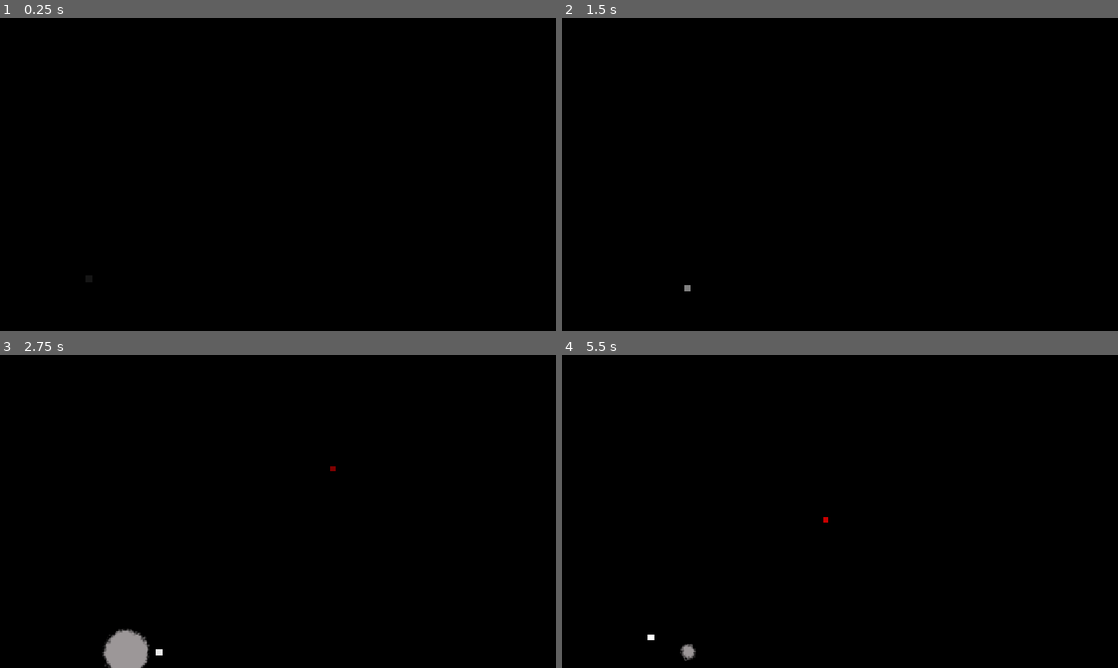
Above: before the commit, frames 1-4 (two rows, left to right).
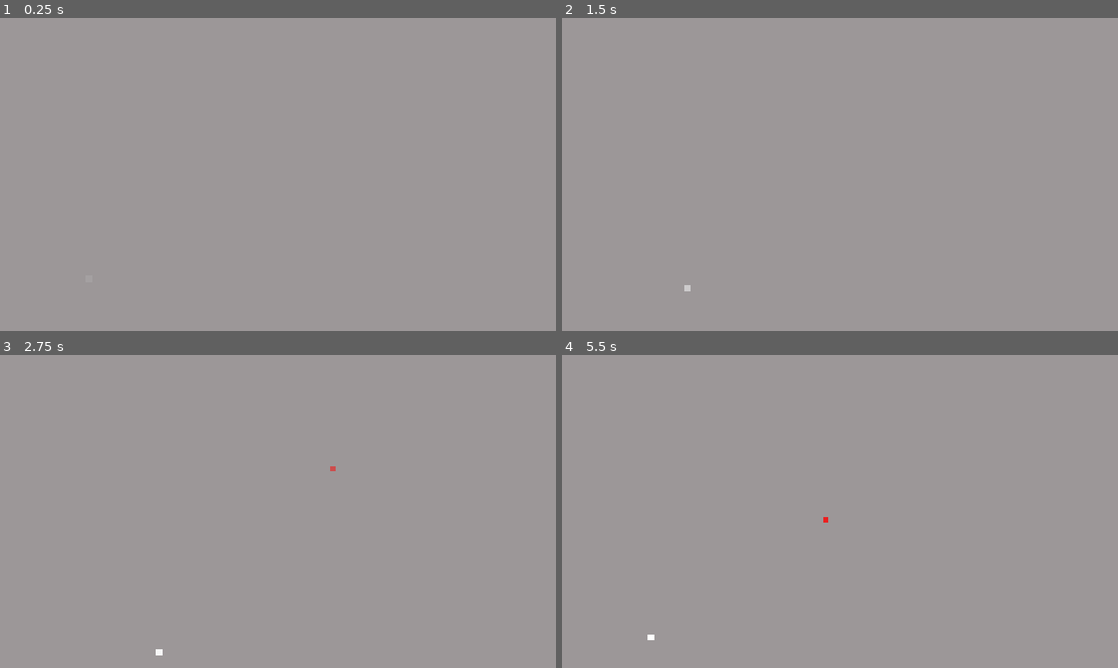
Above: after the commit, the same moments.

Repository: Kybol/LudumDare57
Game: Godot game, scene res://src/game/screens/game_screens/BaseLevel.tscn
The game is run twice, just before and just after one commit, with the same random seed, the same clock (stepped at 60 frames per second) and the same inputs. This scene is started directly instead of the project's main scene.
Inputs:
- Up to frame 1 (0.25 s): no input
- Up to frame 2 (1.5 s): tap Enter at 0.5 s; hold Right (ui_right) 0.53-1.28 s; hold Down (ui_down) from 1.28 s (still down)
- Up to frame 3 (2.75 s): tap Space at 2 s; release Down (ui_down) at 2.03 s; hold Right (ui_right) from 2.03 s (still down)
- Up to frame 4 (5.5 s): release Right (ui_right) at 2.78 s; hold Up (ui_up) 2.78-3.53 s; hold Left (ui_left) 3.53-5.03 s; hold Down (ui_down) from 5.03 s (still down)

The runs differ from the first frame. In frame 1, 100% of the frame differs, in the area x 0-100%, y 0-100%; in frame 2, 100%; in frame 3, 99%; in frame 4, 100%.

Commit message:
added winnning area

Diff:
--- /dev/null
+++ b/src/game/props/areas/WinningArea.tscn
@@ -0,0 +1,14 @@
+[gd_scene load_steps=3 format=3 uid="uid://dof68ividej3b"]
+
+[ext_resource type="Script" uid="uid://d2e7kvhxq4bii" path="res://src/game/props/areas/winning_area.gd" id="1_2qw5c"]
+
+[sub_resource type="CircleShape2D" id="CircleShape2D_2m2c1"]
+radius = 51.0
+
+[node name="WinningArea" type="Area2D"]
+script = ExtResource("1_2qw5c")
+
+[node name="CollisionShape2D" type="CollisionShape2D" parent="."]
+shape = SubResource("CircleShape2D_2m2c1")
+
+[connection signal="area_entered" from="." to="." method="_on_area_entered"]
--- /dev/null
+++ b/src/game/props/areas/winning_area.gd
@@ -0,0 +1,7 @@
+extends Area2D
+
+
+func _on_area_entered(area: Area2D) -> void:
+	if not area.owner.is_in_group("player"): return
+
+	Utils.navigate_to("res://src/game/screens/ui/WinnningScreen.tscn")
--- a/src/game/screens/game_screens/BaseLevel.tscn
+++ b/src/game/screens/game_screens/BaseLevel.tscn
@@ -1,6 +1,7 @@
-[gd_scene load_steps=3 format=3 uid="uid://bl8pufj3vbct"]
+[gd_scene load_steps=4 format=3 uid="uid://bl8pufj3vbct"]
 
 [ext_resource type="Script" uid="uid://bwc40t3ykfjyd" path="res://src/game/screens/game_screens/base_level.gd" id="1_8odx1"]
+[ext_resource type="PackedScene" uid="uid://dof68ividej3b" path="res://src/game/props/areas/WinningArea.tscn" id="2_8odx1"]
 
 [sub_resource type="NavigationPolygon" id="NavigationPolygon_tt147"]
 vertices = PackedVector2Array(1142.98, 641, 10.0234, 641, 10.9766, 10.9766, 1142.01, 9.00781)
@@ -25,6 +26,7 @@
 color = Color(0, 0, 0, 1)
 
 [node name="DarkLayer" type="CanvasModulate" parent="."]
+visible = false
 color = Color(0, 0, 0, 1)
 
 [node name="Floor" type="ColorRect" parent="."]
@@ -46,3 +48,6 @@
 
 [node name="NavigationRegion2D" type="NavigationRegion2D" parent="."]
 navigation_polygon = SubResource("NavigationPolygon_tt147")
+
+[node name="WinningArea" parent="." instance=ExtResource("2_8odx1")]
+position = Vector2(425, 400)
--- a/src/game/screens/game_screens/base_level.gd
+++ b/src/game/screens/game_screens/base_level.gd
@@ -18,7 +18,6 @@
 	fade_in_all()
 
 
-
 func spawn_agents() -> void:
 	var player: Player = player_scene.instantiate()
 	var monster: Monster = monster_scene.instantiate()
@@ -37,7 +36,6 @@
 	fade_in_elements.append(player)
 
 
-
 func fade_in_all(fade_in: bool = true, fade_time: float = 3.0) -> void:
 	var fade_value: float = 1.0 if fade_in else 0.0
 	for element in fade_in_elements:
--- /dev/null
+++ b/src/game/screens/ui/WinnningScreen.tscn
@@ -0,0 +1,56 @@
+[gd_scene load_steps=2 format=3 uid="uid://bl2ec07b65udp"]
+
+[ext_resource type="Script" uid="uid://sq568tsdn1kv" path="res://src/game/screens/ui/winnning_screen.gd" id="1_7yr6c"]
+
+[node name="WinnningScreen" type="Control"]
+layout_mode = 3
+anchors_preset = 15
+anchor_right = 1.0
+anchor_bottom = 1.0
+grow_horizontal = 2
+grow_vertical = 2
+script = ExtResource("1_7yr6c")
+
+[node name="Label" type="Label" parent="."]
+layout_mode = 1
+anchors_preset = 8
+anchor_left = 0.5
+anchor_top = 0.5
+anchor_right = 0.5
+anchor_bottom = 0.5
+offset_left = -202.0
+offset_top = -76.0
+offset_right = 202.0
+offset_bottom = -53.0
+grow_horizontal = 2
+grow_vertical = 2
+text = "CONGRATS ! YOU MADE IT TO YOUR PARENTS ROOM"
+
+[node name="VContainer" type="VBoxContainer" parent="."]
+layout_mode = 1
+anchors_preset = 8
+anchor_left = 0.5
+anchor_top = 0.5
+anchor_right = 0.5
+anchor_bottom = 0.5
+offset_left = -71.0
+offset_top = -33.0
+offset_right = 71.0
+offset_bottom = 33.0
+grow_horizontal = 2
+grow_vertical = 2
+
+[node name="NextButton" type="Button" parent="VContainer"]
+layout_mode = 2
+text = "NextLevel"
+
+[node name="Container" type="HBoxContainer" parent="VContainer"]
+layout_mode = 2
+
+[node name="BackToMain" type="Button" parent="VContainer/Container"]
+layout_mode = 2
+text = "Main Menu"
+
+[node name="QuitButton" type="Button" parent="VContainer/Container"]
+layout_mode = 2
+text = "Quit"
--- /dev/null
+++ b/src/game/screens/ui/winnning_screen.gd
@@ -0,0 +1,22 @@
+extends Control
+
+@onready var _next_button: Button = $VContainer/NextButton
+@onready var _back_to_main: Button = $VContainer/Container/BackToMain
+@onready var _quit_button: Button = $VContainer/Container/QuitButton
+
+func _ready() -> void:
+	_next_button.connect("pressed", on_next_button_pressed)
+	_quit_button.connect("pressed", on_quit_button_pressed)
+	_back_to_main.connect("pressed", on_back_to_main_pressed)
+
+
+func on_next_button_pressed() -> void:
+	pass
+
+
+func on_quit_button_pressed() -> void:
+	get_tree().quit()
+
+
+func on_back_to_main_pressed() -> void:
+	Utils.navigate_to("res://src/game/screens/ui/menus/MainMenu.tscn")
Not shown, added: src/game/props/areas/winning_area.gd.uid
Not shown, added: src/game/screens/ui/winnning_screen.gd.uid
